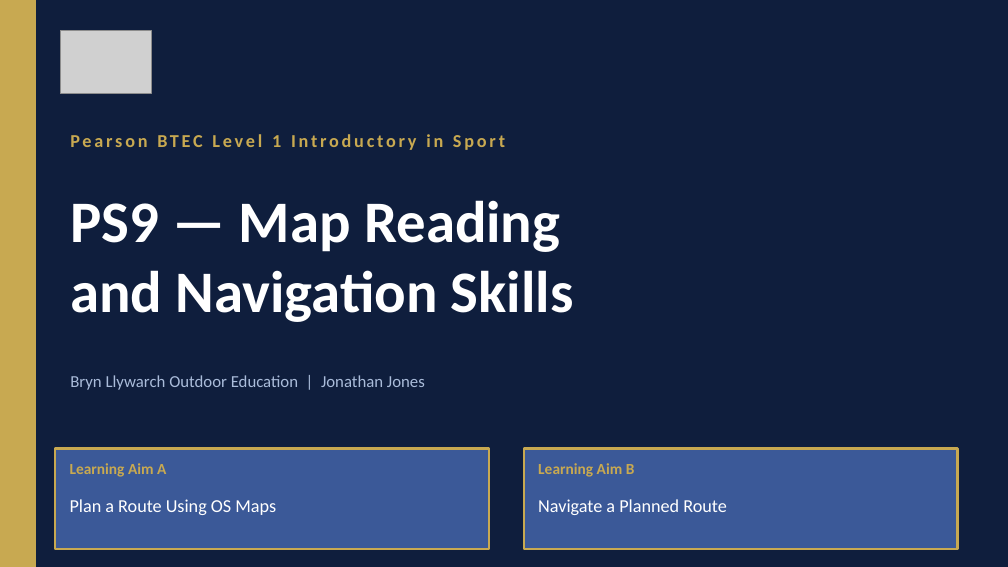
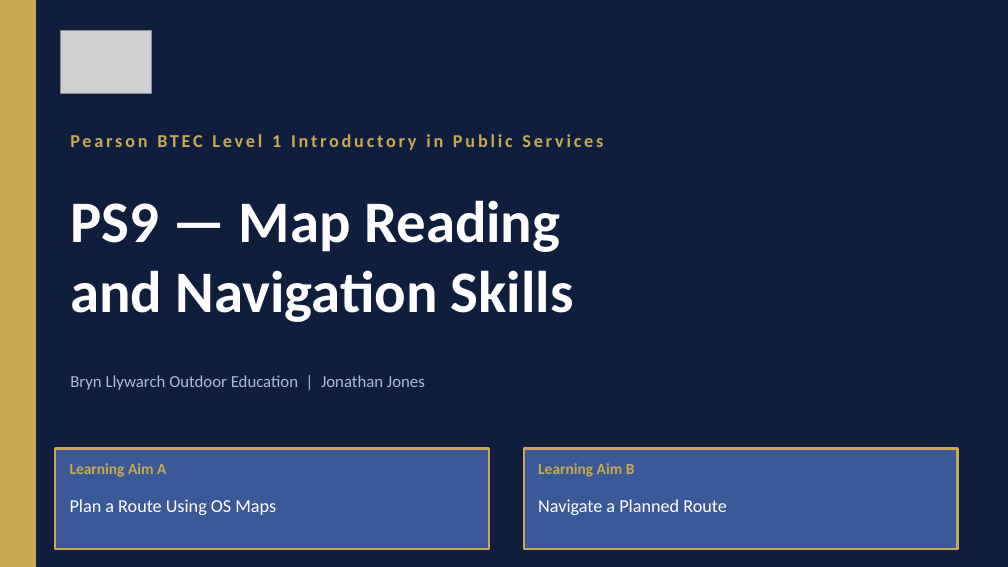
Before and after one commit to JJ2026Outdoor/ACOutdoorEd, a slide deck: slide 1 of PS9NavigationSlides.pptx. Drawn at 1008x567 pixels with LibreOffice and Linux fonts; fonts in the diff are those of the drawing; grey boxes stand for pictures. Boxes give left, top, right and bottom in pixels: in the first picture for what was removed or moved away, otherwise in the second. Text is boxed around its words. In the diff, an @@ line names an element or a change of style, - is before the commit and + after.

```diff
--- a/PS9NavigationSlides.pptx
+++ b/PS9NavigationSlides.pptx
@@ text at (x1=70, y1=134, x2=603, y2=150): text changed @@
-Pearson BTEC Level 1 Introductory in Sport
+Pearson BTEC Level 1 Introductory in Public Services
```
Also in this commit, not shown: 2 other files.
